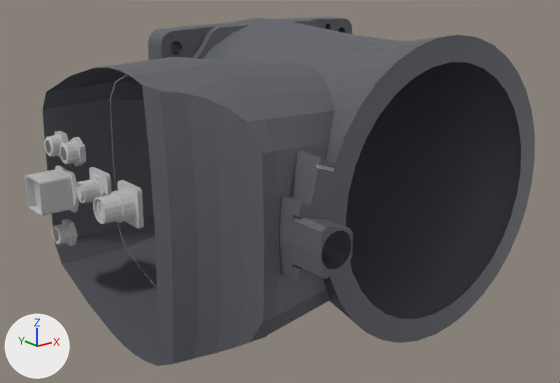
The OBJ model docs/public/sim/models/kuka_vcmx/KR_10_R1100_CR/KR_10_R1100_CR.obj as it was, and as the next commit left it.
The view is the same before and after, from a camera (50 mm lens) standing at (-0.403, -0.544, 0.16) and looking at (-0.068, -0.125, -0.007). Every picture has the same lights, and +X, +Y and +Z are marked at lower left. The older version comes first. Where no turn or scale is listed for an object, it has been applied to the vertices. Vertices at exactly the same position are counted once.

Script lines for the objects in view, before the commit:
```python
me_kr_10_r1100_cr = bpy.data.meshes.new('KR_10_R1100_CR')
me_kr_10_r1100_cr.from_pydata(...)  # 1744 vertices, 3076 faces; spans x -0.219..0.107, y -0.248..0.0, z -0.107..0.107
# faces by material slot: [1844, 1232]
me_kr_10_r1100_cr.materials.append(mat_mat_0)  # dark grey #5d5f66
me_kr_10_r1100_cr.materials.append(mat_mat_3)  # light grey #c5c5c5
ob_kr_10_r1100_cr = bpy.data.objects.new('KR_10_R1100_CR', me_kr_10_r1100_cr)
ob_kr_10_r1100_cr.location = (0.0, 0.0, 0.0)
```
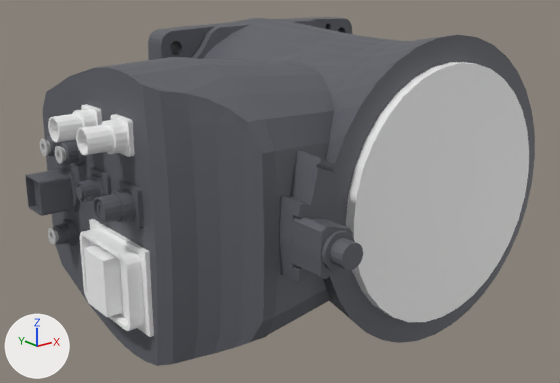
The change in detail:
Material 'mat_1' (mat_mat_1) is new.
Its base color is (0.957, 0.957, 0.957) (white #fafafa).
Its roughness is 0.553.
me_kr_10_r1100_cr is used by ob_kr_10_r1100_cr; location (0.0, 0.0, 0.0).
me_kr_10_r1100_cr had 1744 vertices, 3076 faces and spanned x -0.219..0.107, y -0.248..0.0, z -0.107..0.107.
me_kr_10_r1100_cr now has 2531 vertices, 4892 faces and spans x -0.221..0.107, y -0.261..0.0, z -0.107..0.107.
me_kr_10_r1100_cr part 1: 595 vertices added at x -0.221..-0.194, y -0.158..-0.039, z -0.068..0.066.
me_kr_10_r1100_cr part 2: 112 vertices added at x -0.209..-0.206, y -0.051..-0.039, z -0.038..-0.026.
me_kr_10_r1100_cr part 3: 80 vertices added at x -0.138..0.09, y -0.261..-0.224, z -0.09..0.09.
me_kr_10_r1100_cr part 4: 1232 faces spanning x -0.219..-0.109, y -0.228..-0.027, z -0.041..0.044 switch from mat_mat_3 (light grey #c5c5c5) to mat_mat_0 (dark grey #5d5f66).
me_kr_10_r1100_cr gains material mat_mat_1 (white #fafafa).

Where the change shows, as pixel boxes (x1, y1, x2, y2) in the pictures (560 x 383 px):
part 1 of me_kr_10_r1100_cr, added
    after: (40, 68, 157, 366)
part 2 of me_kr_10_r1100_cr, added
    after: (48, 228, 59, 245)
part 3 of me_kr_10_r1100_cr, added
    after: (321, 62, 529, 322)
part 4 of me_kr_10_r1100_cr, recoloured (light grey to dark grey)
    both: (25, 136, 334, 246)
